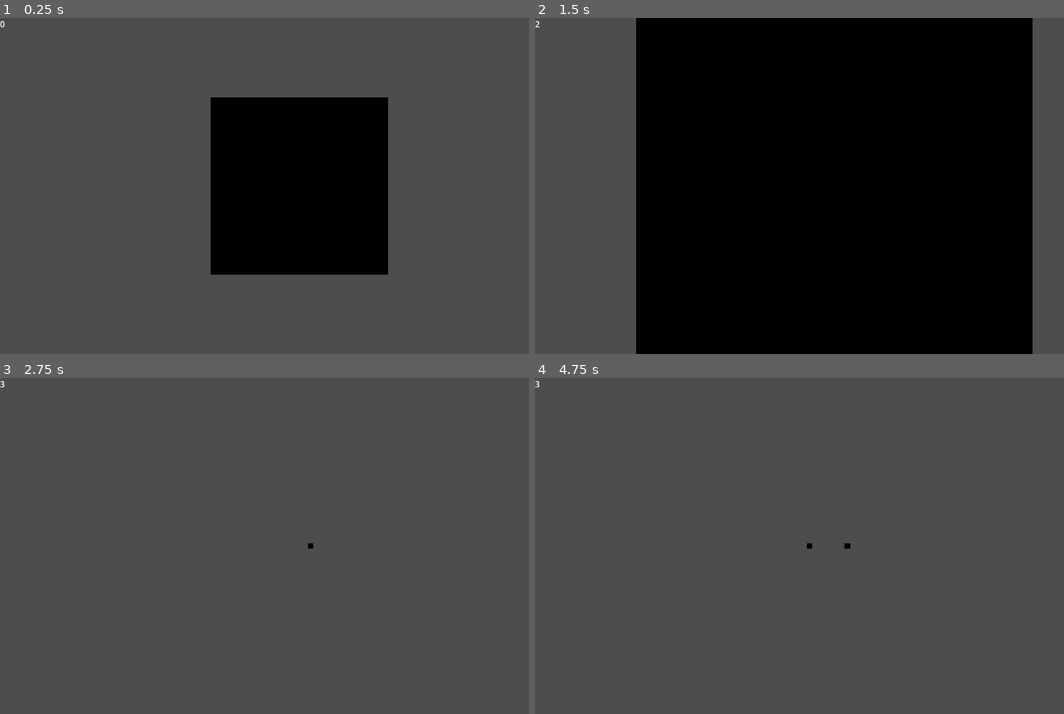
Above: before the commit, frames 1-4 (two rows, left to right).
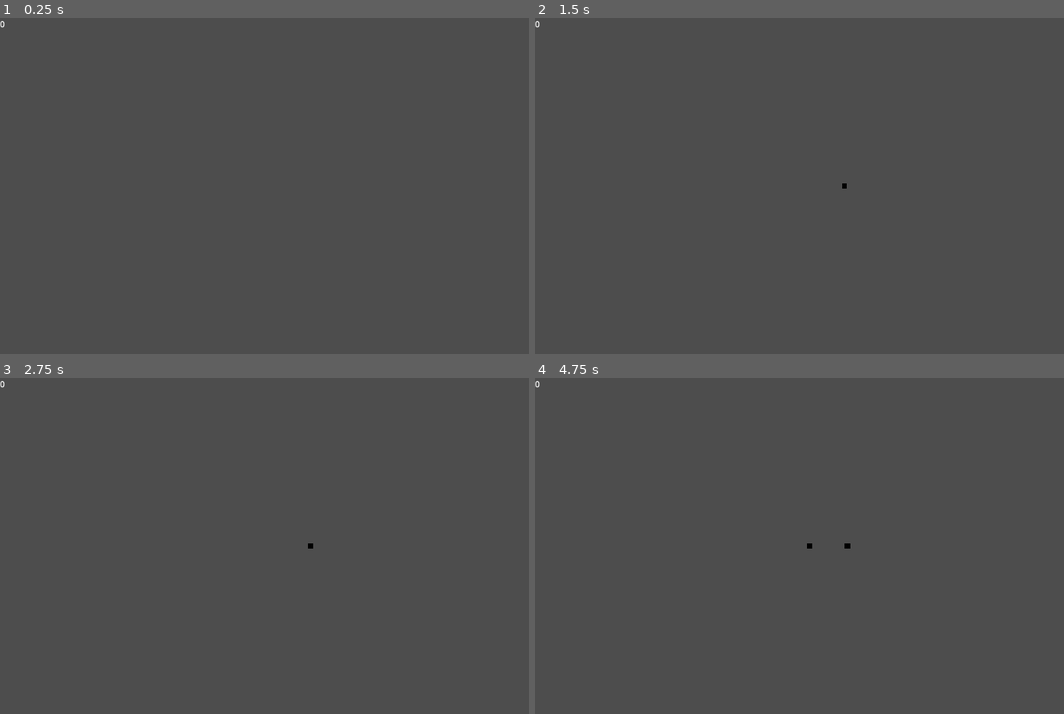
Above: after the commit, the same moments.

Repository: JulesFouchy/ATTENTION-CACTUS-DEVANT
Game: Godot game, scene res://Scenes/level.tscn
Same seed, same stepped clock (60 frames per second), same inputs: the game is played once before the commit and once after it.
Inputs:
- Up to frame 1 (0.25 s): no input
- Up to frame 2 (1.5 s): no input
- Up to frame 3 (2.75 s): tap Enter at 2 s
- Up to frame 4 (4.75 s): tap Space at 2.75, 4.25 s; tap Enter at 3.5 s

The runs differ from the first frame. In frame 1, 18% of the frame differs, in the area x 39-74%, y 23-77%; in frame 2, 75%, in the area x 0-95%, y 0-100%; in frame 3, less than 0.1%; in frame 4, less than 0.1%.

Commit message:
Suppr 3 obstacle nodes

Diff:
--- a/Scenes/level.tscn
+++ b/Scenes/level.tscn
@@ -1,21 +1,11 @@
 [gd_scene format=3 uid="uid://ckfko6l8ld1gi"]
 
 [ext_resource type="Script" uid="uid://ductso18hnvfk" path="res://Scripts/level.gd" id="1_81xng"]
-[ext_resource type="PackedScene" uid="uid://b3o1pigaa7vj6" path="res://Scenes/obstacle.tscn" id="2_wqkje"]
 [ext_resource type="PackedScene" uid="uid://cydoeybs5bcuy" path="res://Scenes/player.tscn" id="3_0f350"]
 [ext_resource type="PackedScene" uid="uid://dctemd4pgx60h" path="res://Scenes/gui.tscn" id="4_8c0lf"]
 
 [node name="Level" type="Node3D" unique_id=1840064657]
 script = ExtResource("1_81xng")
-
-[node name="Obstacle" parent="." unique_id=1354599717 instance=ExtResource("2_wqkje")]
-transform = Transform3D(1, 0, 0, 0, 1, 0, 0, 0, 1, 2.4861174, 0, 0)
-
-[node name="Obstacle2" parent="." unique_id=2024468223 instance=ExtResource("2_wqkje")]
-transform = Transform3D(1, 0, 0, 0, 1, 0, 0, 0, 1, 4.0729427, 0, 0)
-
-[node name="Obstacle3" parent="." unique_id=1978731948 instance=ExtResource("2_wqkje")]
-transform = Transform3D(1, 0, 0, 0, 1, 0, 0, 0, 1, 5.5536013, 0, 0)
 
 [node name="Player" parent="." unique_id=260235842 instance=ExtResource("3_0f350")]
 
